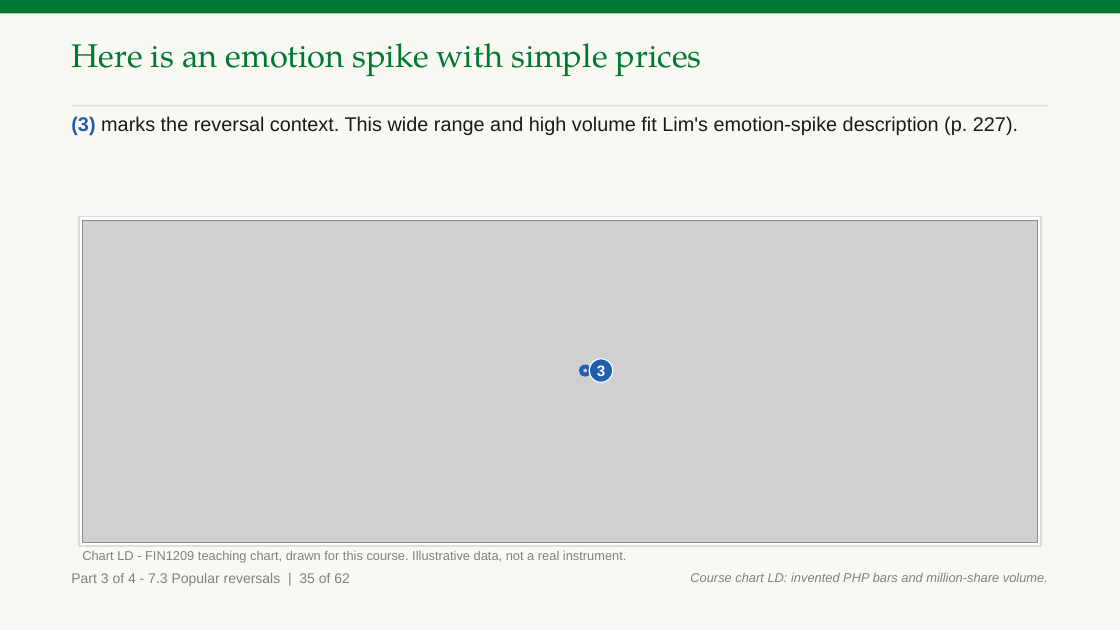
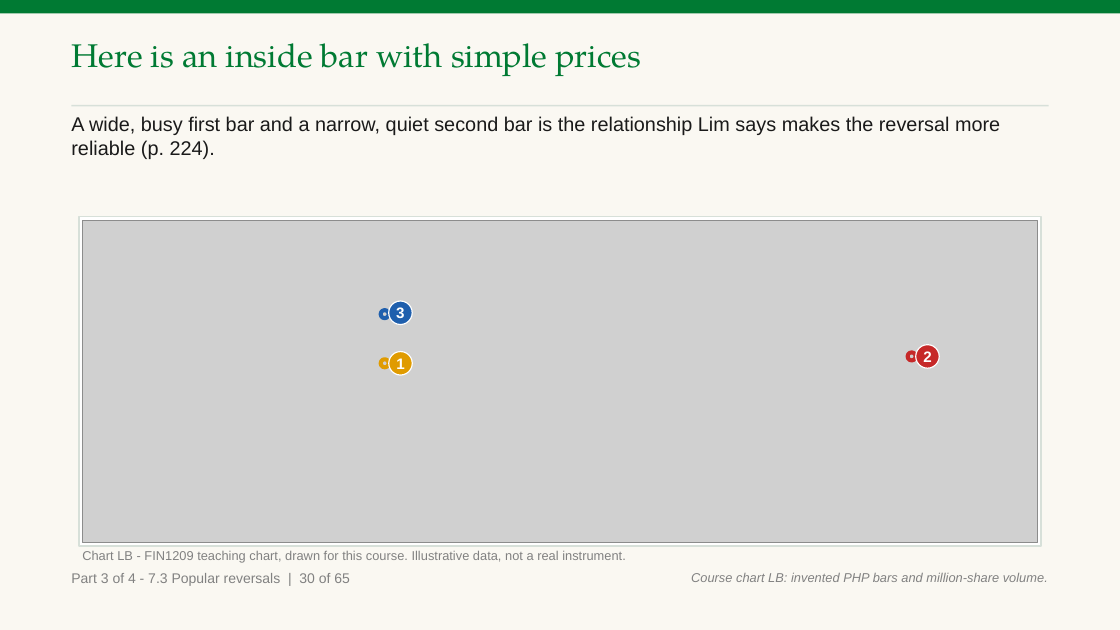
Before and after one commit to benjiesotelo-sudo/Telos_FIN1209, a slide deck: slide 170 of chapter-07/FIN1209-Chapter-07.pptx (slide 181 before the commit). Drawn at 1120x630 pixels with LibreOffice and Linux fonts; fonts in the diff are those of the drawing; grey boxes stand for pictures. Boxes give left, top, right and bottom in pixels: in the first picture for what was removed or moved away, otherwise in the second. Text is boxed around its words. In the diff, an @@ line names an element or a change of style, - is before the commit and + after.

Commit message:
Chapter 7 Part 3: fix the strict read (key reversal through Hikkake) (#49)
* Chapter 7 Part 3: fix the strict reads (reversal patterns, marks, wording, charts)

* Chapter 7 Part 3: fix the third strict read (Fig 7.17/7.19/7.24/7.30 marks and crops, Chart M volume boxes, Chart LA range bracket)

```diff
--- a/chapter-07/FIN1209-Chapter-07.pptx
+++ b/chapter-07/FIN1209-Chapter-07.pptx
@@ text at [71,43,641,76]: text changed @@
-Here is an emotion spike with simple prices
+Here is an inside bar with simple prices
@@ text at [71,116,1000,159]: text changed @@
-(3) marks the reversal context. This wide range and high volume fit Lim's emotion-spike description (p. 227).
+A wide, busy first bar and a narrow, quiet second bar is the relationship Lim says makes the reversal more reliable (p. 224).
@@ ellipse added at [381,310,389,318], outline #1F5FAD 3.5 pt @@
@@ ellipse "3": place and size @@
-ellipse "3" at [589,359,613,382]
+ellipse "3" at [389,301,413,324]
@@ ellipse added at [389,351,413,375], fill #E09B00, outline #FFFFFF 1 pt, 13 pt, text #FFFFFF, bold @@
+1
@@ ellipse added at [907,353,916,361], outline #C62828 3.5 pt @@
@@ ellipse added at [916,344,939,368], fill #C62828, outline #FFFFFF 1 pt, 13 pt, text #FFFFFF, bold @@
+2
@@ ellipse: place and size @@
-ellipse at [581,366,590,375]
+ellipse at [381,360,389,368]
@@ ellipse at [381,360,389,368]: outline #1F5FAD 3.5 pt to #E09B00 3.5 pt @@
@@ text at [82,551,626,563]: text changed @@
-Chart LD - FIN1209 teaching chart, drawn for this course. Illustrative data, not a real instrument.
+Chart LB - FIN1209 teaching chart, drawn for this course. Illustrative data, not a real instrument.
@@ text at [71,573,350,586]: text changed @@
-Part 3 of 4 - 7.3 Popular reversals | 35 of 62
+Part 3 of 4 - 7.3 Popular reversals | 30 of 65
@@ text at [691,573,1048,582]: text changed @@
-Course chart LD: invented PHP bars and million-share volume.
+Course chart LB: invented PHP bars and million-share volume.
```
Also in this commit, not shown: 88 other slides changed, 4 slides added, 1 slide removed, 5 other files.
